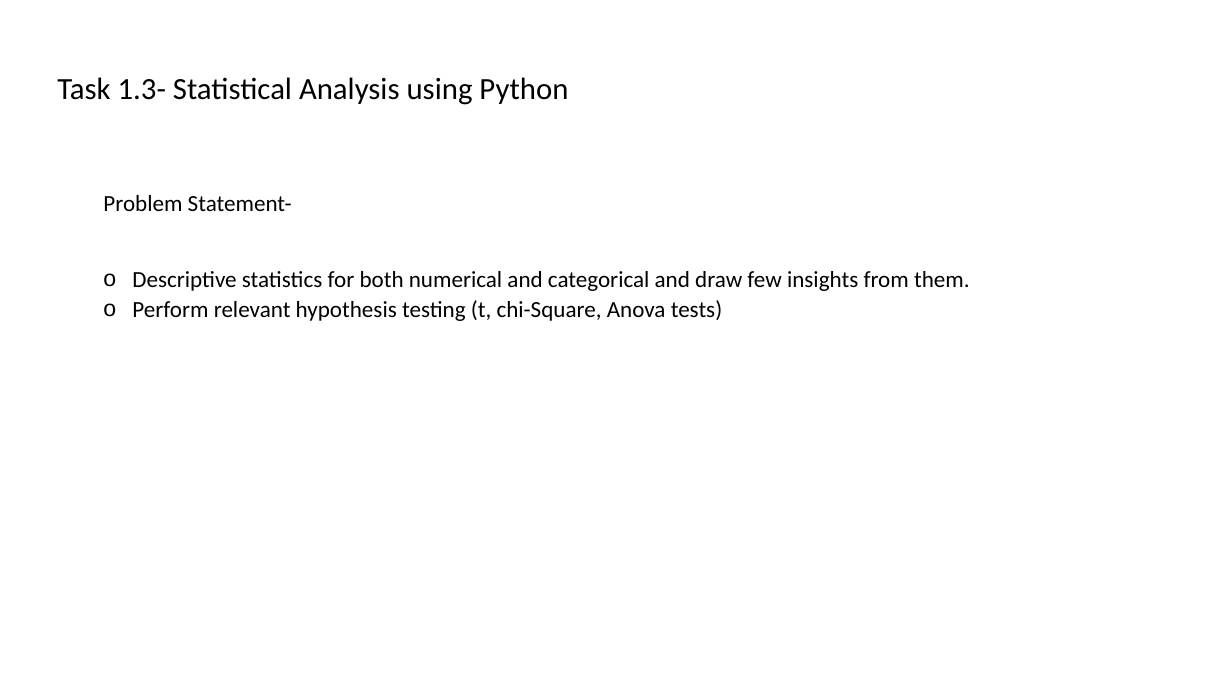
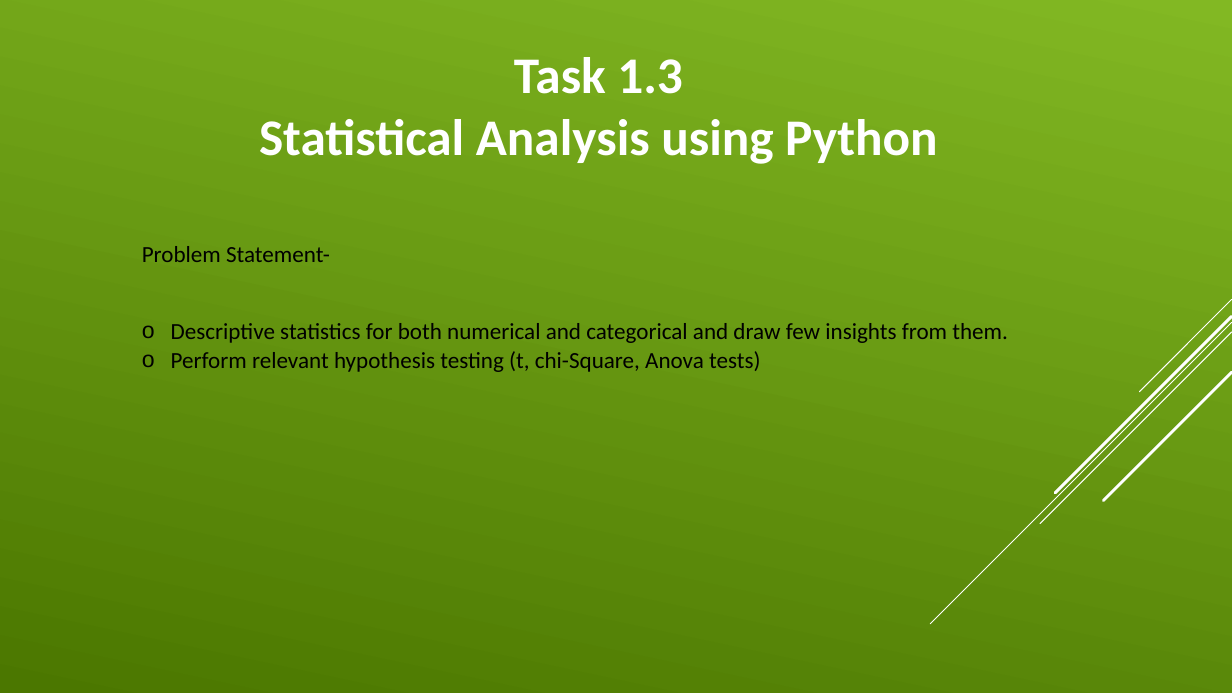
Before and after one commit to duttashubhaditya/USIAIACADEMY1, a slide deck: slide 13 of Assignments/Capstone/Checkpoint 1/Checkpoint_1_Batch_I_Group_5.pptx (slide 14 before the commit). Drawn at 1232x693 pixels with LibreOffice and Linux fonts; fonts in the diff are those of the drawing. Boxes give left, top, right and bottom in pixels: in the first picture for what was removed or moved away, otherwise in the second. Text is boxed around its words. In the diff, an @@ line names an element or a change of style, - is before the commit and + after.

```diff
--- a/Assignments/Capstone/Checkpoint 1/Checkpoint_1_Batch_I_Group_5.pptx
+++ b/Assignments/Capstone/Checkpoint 1/Checkpoint_1_Batch_I_Group_5.pptx
@@ background gradient #FFFFFF to #4C7800 to gradient #82B923 to #4C7800 @@
@@ text at (x1=259, y1=57, x2=937, y2=164): text changed; size 24 to 40 pt; text colour #000000 to #FFFFFF; bold on @@
-Task 1.3- Statistical Analysis using Python
+Task 1.3
+Statistical Analysis using Python
@@ text "Problem Statement-" moved from (x1=103, y1=195, x2=970, y2=321) to (x1=142, y1=246, x2=1008, y2=372) @@
```
Also in this commit, not shown: 8 other slides changed, 2 slides added, 2 slides removed.
